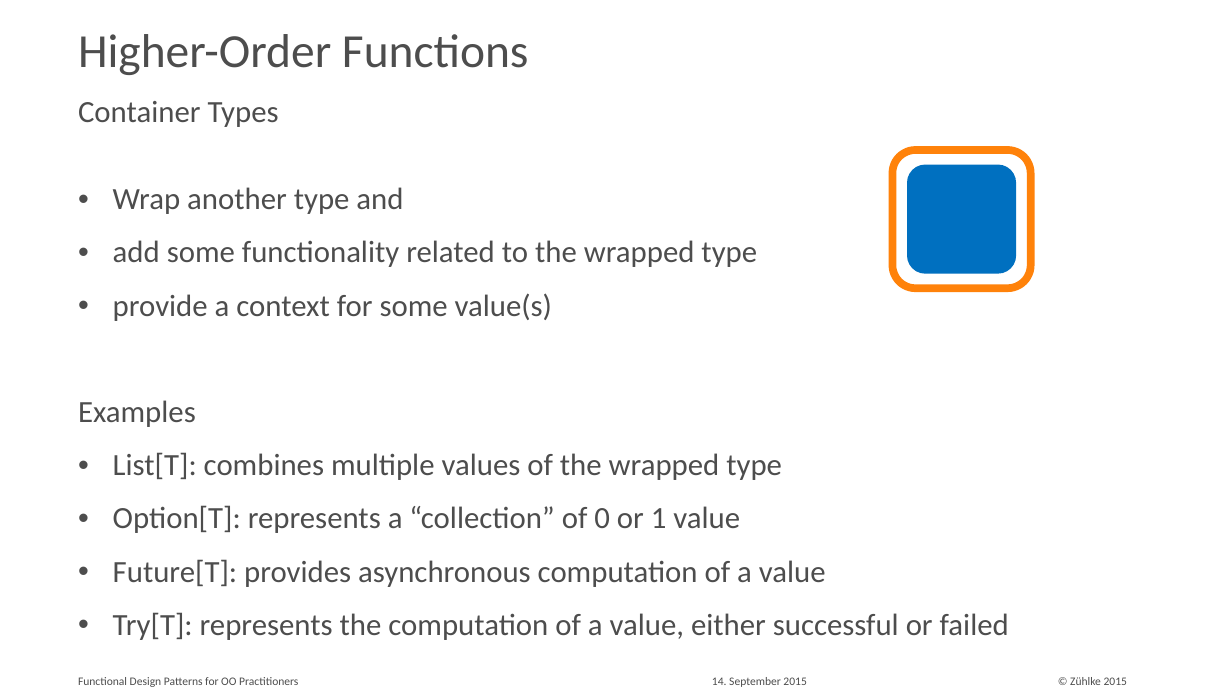
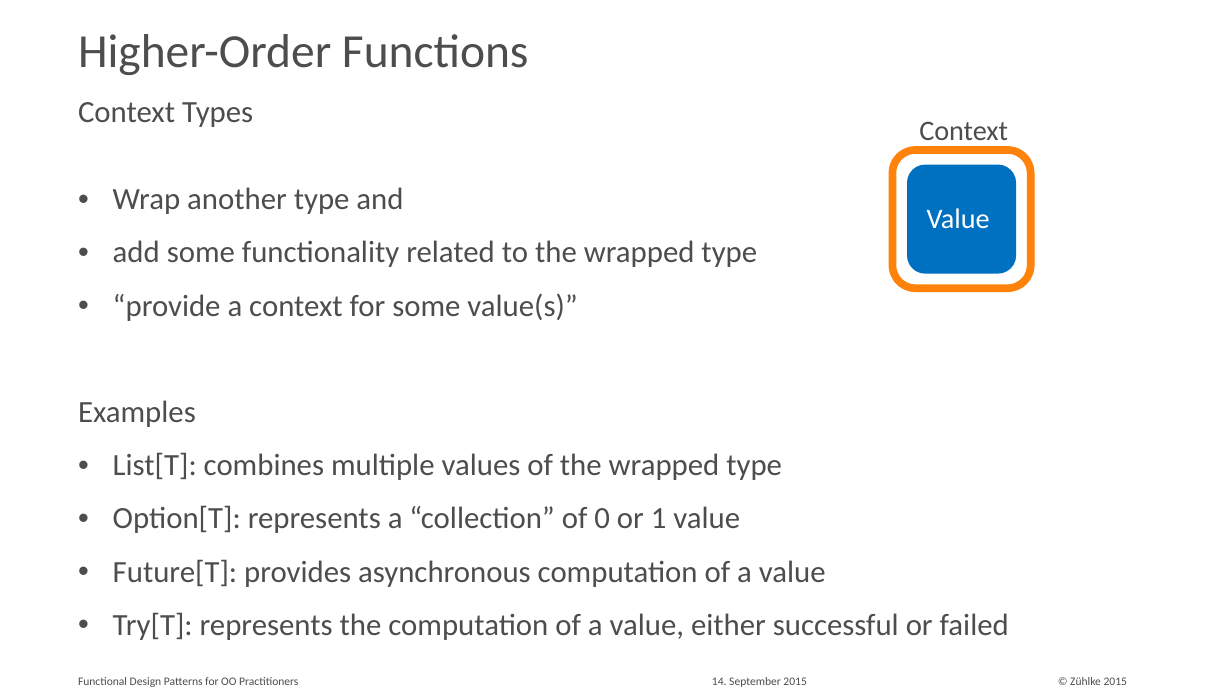
Before and after one commit to aax/zdays-fp-patterns, a slide deck: slide 17 of Functional Design Patterns for OO Practitioners.pptx. Drawn at 1232x693 pixels with LibreOffice and Linux fonts; fonts in the diff are those of the drawing. Boxes give left, top, right and bottom in pixels: in the first picture for what was removed or moved away, otherwise in the second. Text is boxed around its words. In the diff, an @@ line names an element or a change of style, - is before the commit and + after.

```diff
--- a/Functional Design Patterns for OO Practitioners.pptx
+++ b/Functional Design Patterns for OO Practitioners.pptx
@@ text at (78, 102, 253, 127): text changed @@
-Container Types
+Context Types
@@ text added at (919, 121, 1008, 147), 22 pt, text #4D4D4D @@
+Context
@@ text added at (927, 208, 990, 229), 22 pt, text #FFFFFF @@
+Value
@@ text at (113, 293, 577, 321): text changed @@
-• provide a context for some value(s)
+• “provide a context for some value(s)”
```
Also in this commit, not shown: 8 other slides changed, 3 other files.
